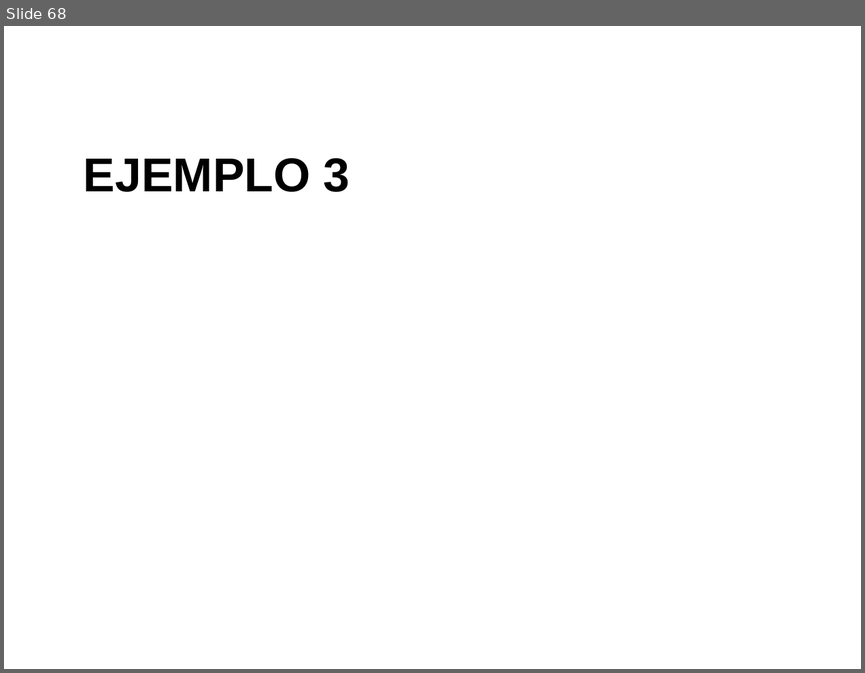
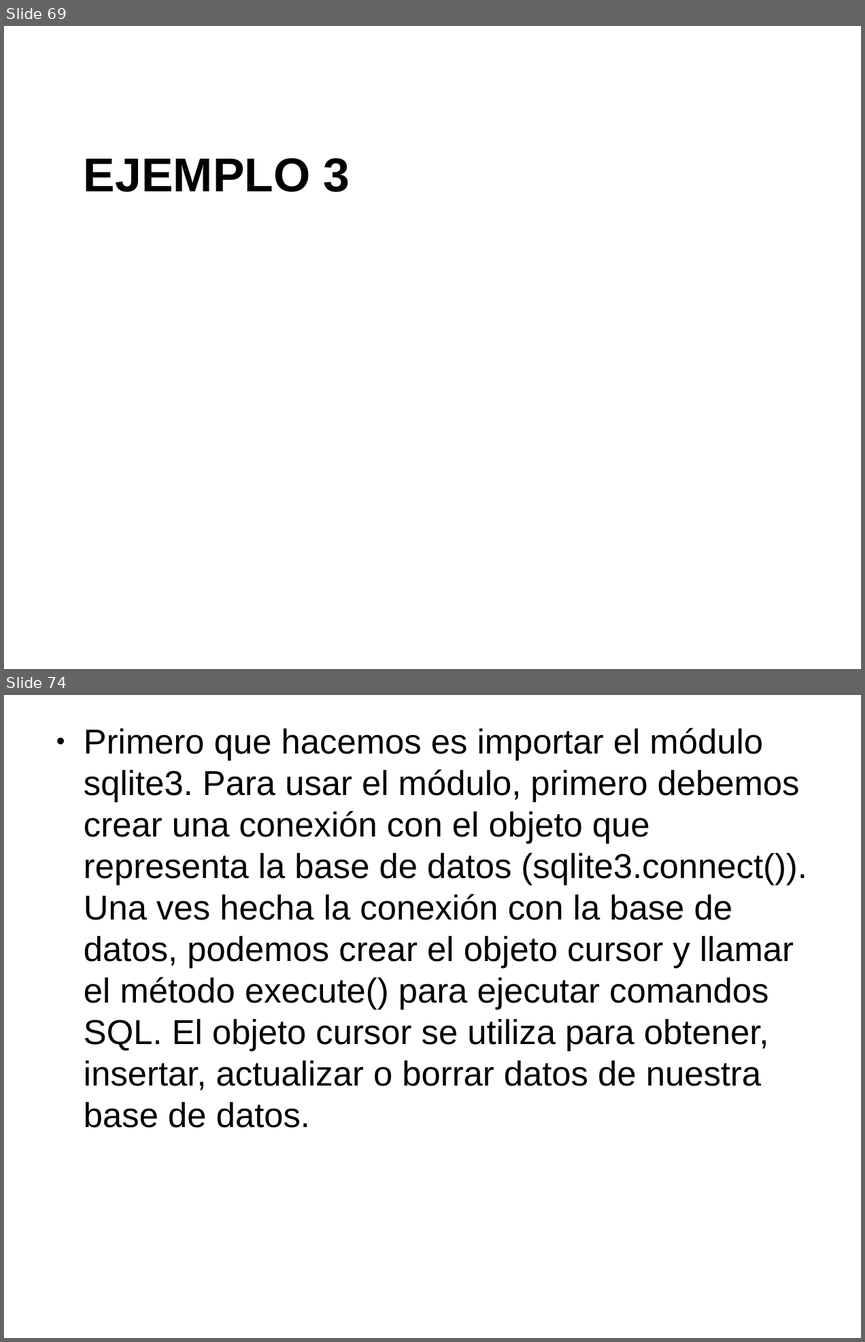
Before and after one commit to javacasm/CursoPythonCompleto, a slide deck: Base_de_Datos/BaseDeDatosPython.odp. Shown one above the other, each under a label of ours: slide 68 before the commit, slides 69 and 74 after it; the slides between them are not shown. The pictures are 865x673 and 865x1342 pixels, drawn with LibreOffice and Linux fonts; fonts in the diff are those of the drawing. Boxes give left, top, right and bottom in pixels: in the first picture for what was removed or moved away, otherwise in the second. Text is boxed around its words. In the diff, an @@ line names an element or a change of style, - is before the commit and + after.

Commit message:
sqlite3

```diff
--- a/Base_de_Datos/BaseDeDatosPython.odp
+++ b/Base_de_Datos/BaseDeDatosPython.odp
@@ slide 74 added at bbox=[4, 695, 861, 1338], background #FFFFFF @@
@@ text added at bbox=[84, 728, 806, 1127], 32 pt, text #000000 @@
+● Primero que hacemos es importar el módulo sqlite3. Para usar el módulo, primero debemos crear una conexión con el objeto que representa la base de datos (sqlite3.connect()). Una ves hecha la conexión con la base de datos, podemos crear el objeto cursor y llamar el método execute() para ejecutar comandos SQL. El objeto cursor se utiliza para obtener, insertar, actualizar o borrar datos de nuestra base de datos.
@@ what was slide 68 is now slide 69 @@
```
Also in this commit, not shown: 4 slides changed, 11 other slides added, 5 other files.
